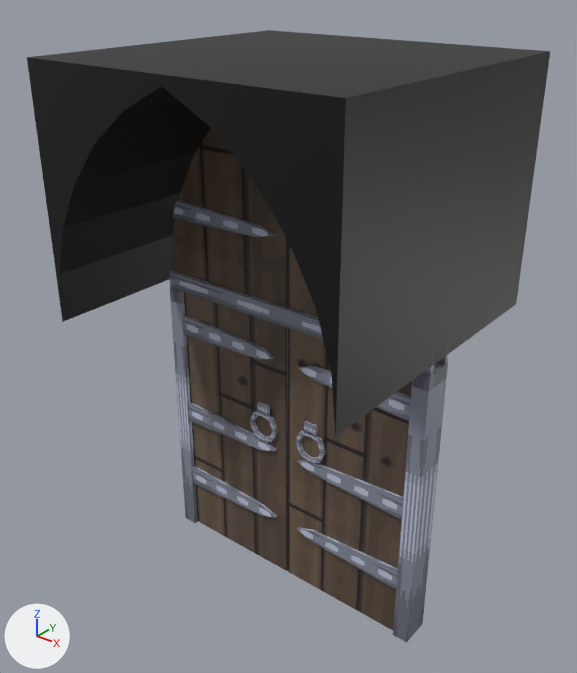
The glTF model assets/models/door_normal.glb: old version first, new version second.
One viewpoint serves both versions: a 50 mm lens placed at (2.76, -3.52, 4.0), pointed at (-0.05, 0.0, 1.82). Every picture has the same lights, and +X, +Y and +Z are marked at lower left. The picture after the commit comes second. Vertices at exactly the same position are counted once.

In view in the first picture: 'leaf_a', 'leaf_b', 'portal'.
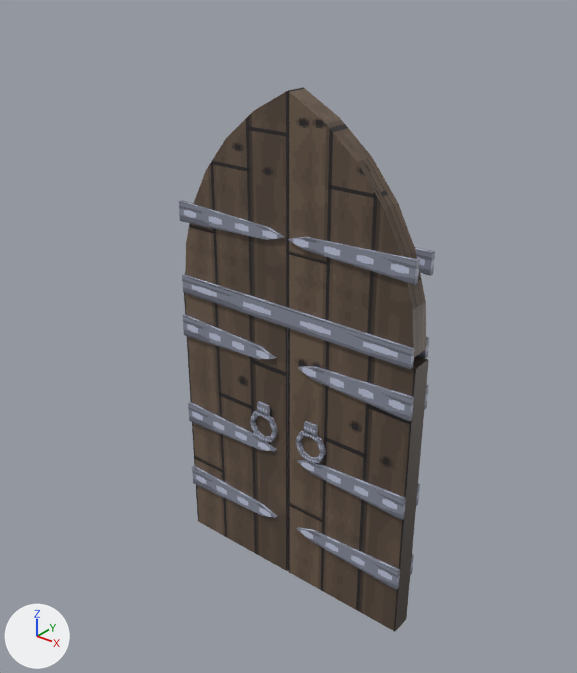
Changed parts and their boxes [x1, y1, x2, y2] in the pictures (577 x 673 px; the box of a moved part takes in the faces that stretch with it):
'portal', reshaped (51% narrower, 54% shorter): before [27, 30, 550, 642]; after [179, 87, 435, 369]
part 1 of me_portal, moved or reshaped (not visible before): after [288, 237, 420, 285]
part 2 of me_portal, moved or reshaped (not visible before): after [415, 247, 435, 276]
part 3 of me_portal, added: after [417, 337, 429, 359]
part 4 of me_portal, added: after [182, 274, 415, 369]
part 5 of me_portal, moved or reshaped: before [173, 200, 276, 237]; after [179, 200, 284, 240]
part 6 of me_portal, deleted: before [393, 363, 448, 642]
part 7 of me_portal, deleted: before [437, 345, 449, 365]
part 8 of me_portal, deleted: before [170, 288, 198, 523]
part 9 of me_portal, deleted: before [170, 270, 434, 376]
part 10 of me_portal, moved or reshaped: before [172, 129, 318, 317]; after [185, 87, 426, 357]
part 11 of me_portal, deleted: before [27, 30, 550, 437]

Patch to the scene script:
```diff
--- a/assets/models/door_normal.glb.py
+++ b/assets/models/door_normal.glb.py
@@ me_portal @@
 # used by ob_portal; location = (0.0, 0.0, 0.0)
-me_portal.from_pydata(...)  # 136 vertices, 280 faces; spans x -1.0..1.0, y -0.97..0.97, z 0.0..3.5
+me_portal.from_pydata(...)  # 86 vertices, 144 faces; spans x -0.88..0.88, y -0.09..0.09, z 1.94..3.32
+# me_portal part 1: the loose piece of 10 vertices spanning x 0.09..0.99, y -0.09..-0.06, z 2.43..2.57 is scaled about its middle by (0.934, 1, 1), then moved by (-0.09, 0.0, 0.0)
+# me_portal part 2: the loose piece of 10 vertices spanning x 0.09..0.99, y 0.06..0.09, z 2.43..2.57 is scaled about its middle by (0.934, 1, 1), then moved by (-0.09, 0.0, 0.0)
+# me_portal part 3: a new loose piece, a box spanning x -0.875..0.875, y 0.065..0.095, z 1.94..2.06, in mat_door_normal (picture img_door_normal)
+# me_portal part 4: a new loose piece, a box spanning x -0.875..0.875, y -0.095..-0.065, z 1.94..2.06, in mat_door_normal (picture img_door_normal)
+# me_portal part 5: the loose piece of 10 vertices spanning x -0.99..-0.09, y -0.09..-0.06, z 2.43..2.57 is scaled about its middle by (0.934, 1, 1), then moved by (0.09, 0.0, 0.0)
+# me_portal part 6: the loose piece of 8 vertices spanning x 0.89..1.0, y -0.1..0.1, z 0.0..1.94 is deleted
+# me_portal part 7: the loose piece of 8 vertices spanning x -1.0..1.0, y 0.06..0.09, z 1.94..2.06 is deleted
+# me_portal part 8: the loose piece of 8 vertices spanning x -1.0..-0.89, y -0.1..0.1, z 0.0..1.94 is deleted
+# me_portal part 9: the loose piece of 8 vertices spanning x -1.0..1.0, y -0.09..-0.06, z 1.94..2.06 is deleted
+# me_portal part 10
+# 28 vertices are removed from x -1.0..1.0, y -0.07..0.07, z 2.0..3.45
+# 56 faces are deleted
+# 16 vertices are added at x -0.88..0.88, y -0.07..0.07, z 2.0..3.32
+# 12 new vertices lie (0.0, 0.14, 0.0) away from vertices in x -0.88..0.88, y -0.07, z 2.0..3.19
+# 56 new faces join them
+# me_portal part 11
+# 34 vertices are removed from x -1.0..1.0, y -0.97..0.97, z 2.0..3.5
+# 112 faces are deleted
+# other edits to the shape of me_portal do not show in these pictures
 me_portal.materials.append(mat_door_normal)
```
